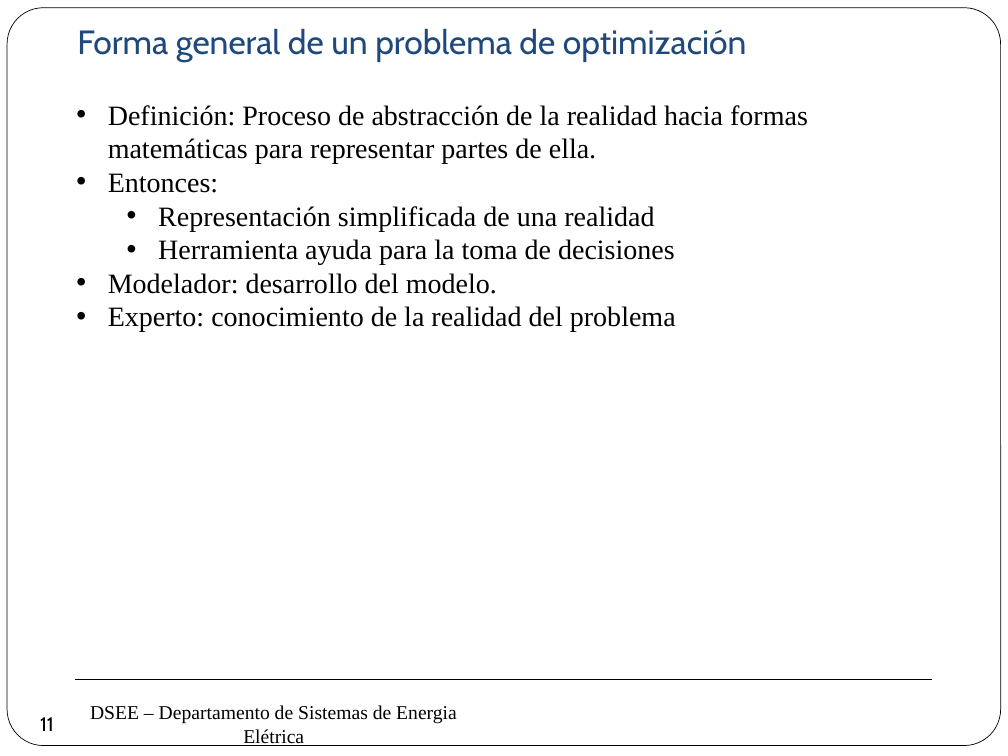
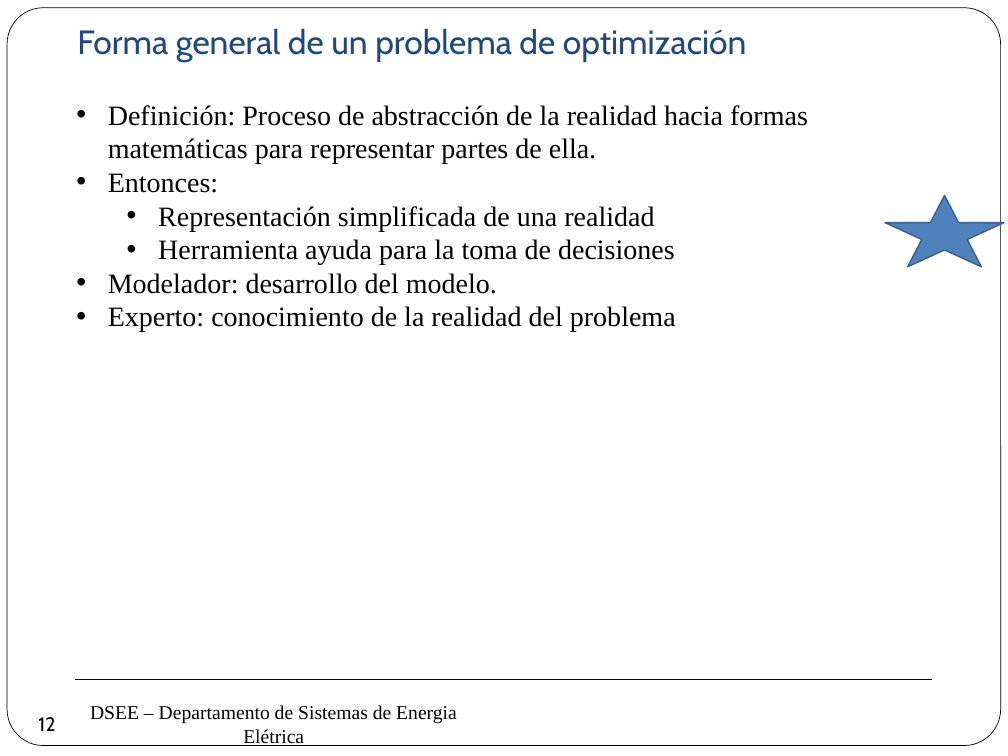
Before and after one commit to erikfilias/Power-Systems-Optimization-using-Julia-Language, a slide deck: slide 12 of 1. Lectures/Introducción a la Optimización aplicada a Sistemas de Energía Eléctrica/Dia 1/2. Modelamiento & Optimizaciónv2.pptx (slide 11 before the commit). Drawn at 1008x756 pixels with LibreOffice and Linux fonts; fonts in the diff are those of the drawing; background and template pictures are left out. Boxes give left, top, right and bottom in pixels: in the first picture for what was removed or moved away, otherwise in the second. Text is boxed around its words. In the diff, an @@ line names an element or a change of style, - is before the commit and + after.

```diff
--- a/1. Lectures/Introducción a la Optimización aplicada a Sistemas de Energía Eléctrica/Dia 1/2. Modelamiento & Optimizaciónv2.pptx
+++ b/1. Lectures/Introducción a la Optimización aplicada a Sistemas de Energía Eléctrica/Dia 1/2. Modelamiento & Optimizaciónv2.pptx
@@ star added at [885, 196, 1004, 267], fill #4F81BD, outline #3A5F8C 1 pt @@
@@ page number at [38, 717, 55, 731]: text changed @@
-11
+12
```
Also in this commit, not shown: 4 other slides changed, 7 slides added.
